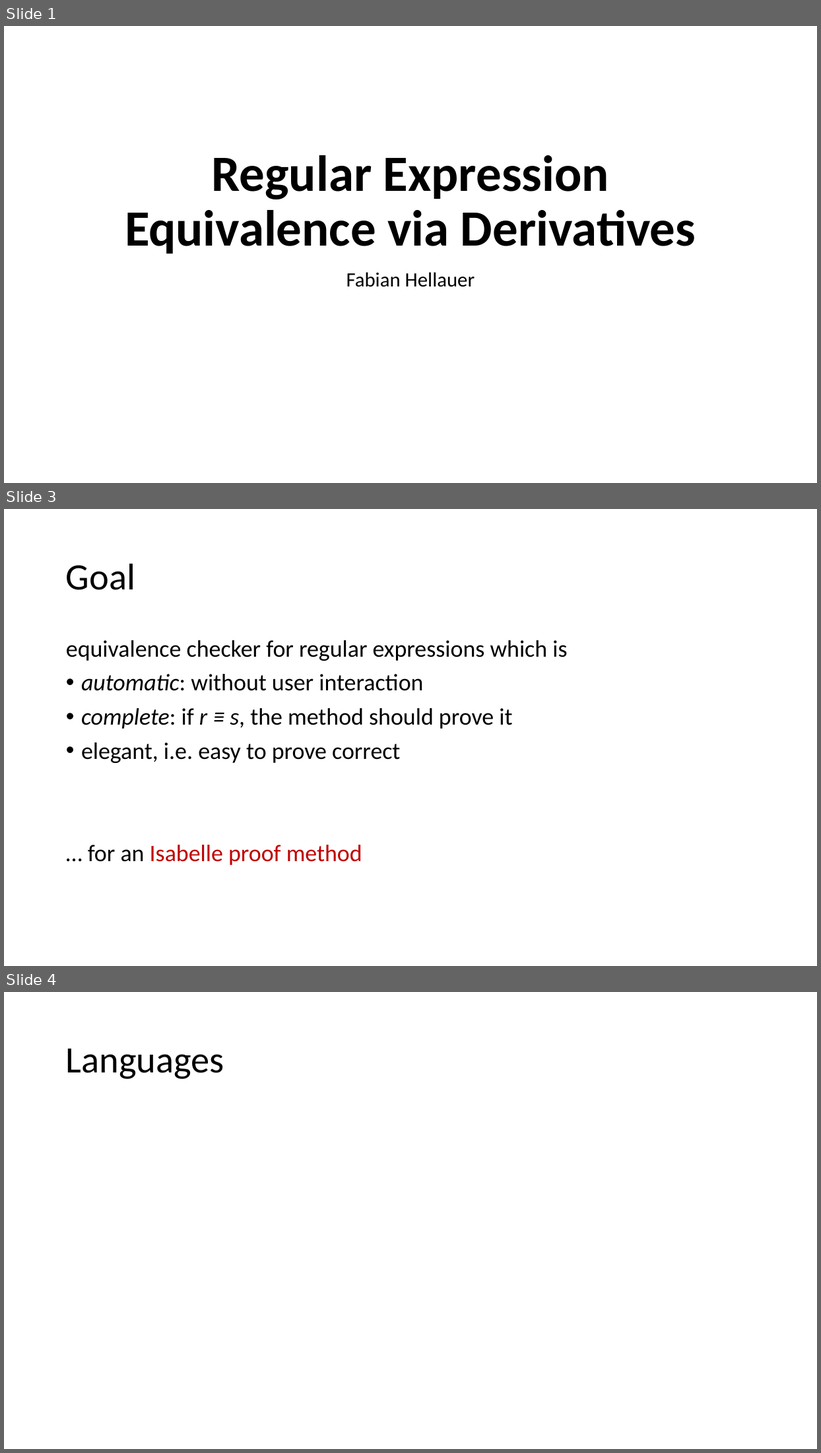
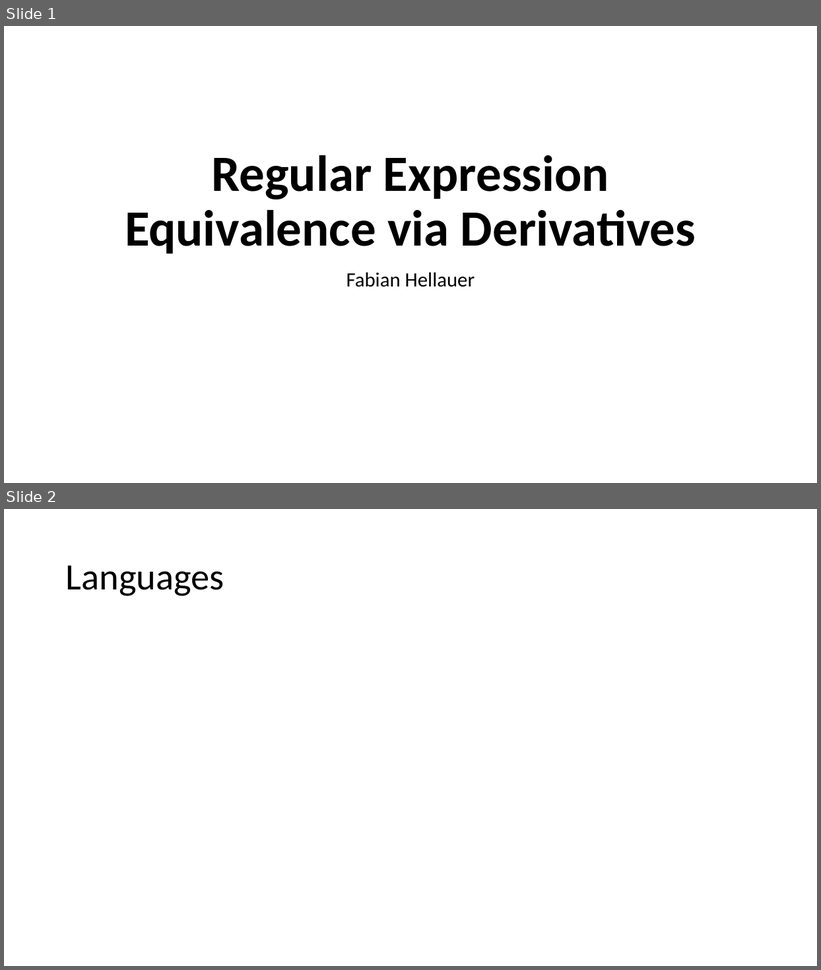
Before and after one commit to Helli/fds_seminar, a slide deck: slides.pptx. Shown one above the other, each under a label of ours: slides 1, 3 and 4 before the commit, slides 1 and 2 after it; the slides between them are not shown. The pictures are 821x1453 and 821x970 pixels, drawn with LibreOffice and Linux fonts; fonts in the diff are those of the drawing; grey boxes stand for pictures. Boxes give left, top, right and bottom in pixels: in the first picture for what was removed or moved away, otherwise in the second. Text is boxed around its words. In the diff, an @@ line names an element or a change of style, - is before the commit and + after.

```diff
--- a/slides.pptx
+++ b/slides.pptx
@@ slide 3 removed at [4,509,817,966], background #FFFFFF @@
@@ title removed at [66,563,135,590] @@
-Goal
@@ text removed at [66,640,567,865] @@
-equivalence checker for regular expressions which is
-• automatic: without user interaction
-• complete: if r ≡ s, the method should prove it
-• elegant, i.e. easy to prove correct
-… for an Isabelle proof method
@@ what was slide 4 is now slide 2 @@
```
Also in this commit, not shown: 2 slides changed, 1 slide added.
